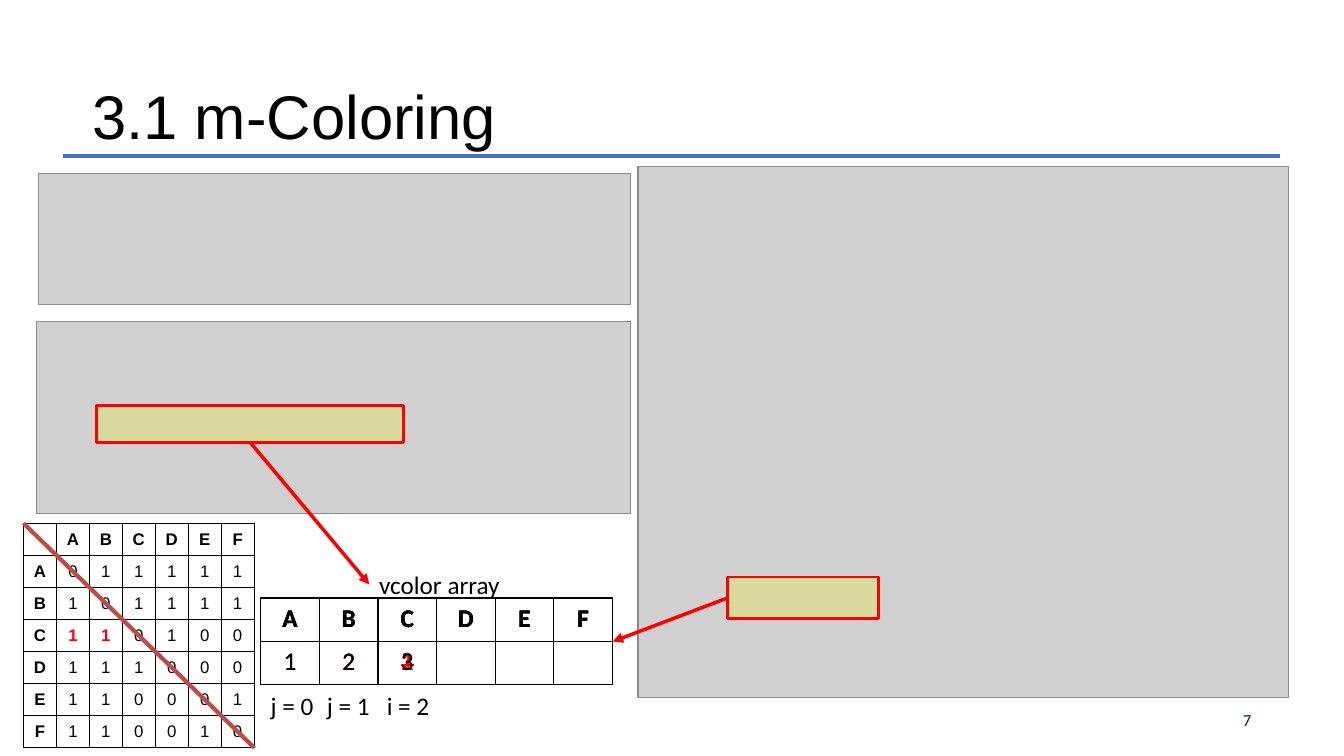
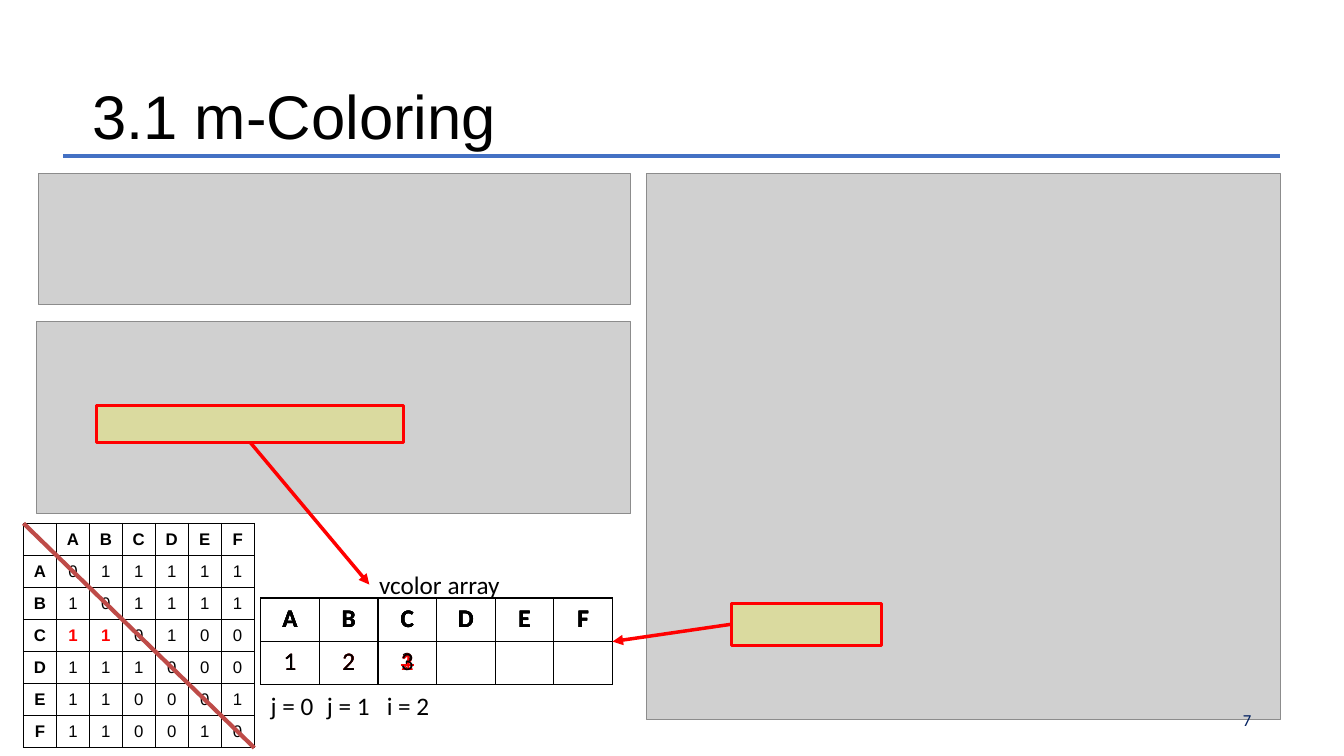
Before and after one commit to Much3m/Exam_Scheduler, a slide deck: slide 7 of MidtermPj_2018440017_김민석.pptx. Drawn at 1344x756 pixels with LibreOffice and Linux fonts; fonts in the diff are those of the drawing; grey boxes stand for pictures; background and template pictures are left out. Boxes give left, top, right and bottom in pixels: in the first picture for what was removed or moved away, otherwise in the second. Text is boxed around its words. In the diff, an @@ line names an element or a change of style, - is before the commit and + after.

```diff
--- a/MidtermPj_2018440017_김민석.pptx
+++ b/MidtermPj_2018440017_김민석.pptx
@@ picture: place and size @@
-picture at box(638, 166, 1290, 699)
+picture at box(646, 173, 1281, 720)
@@ arrow moved from (728, 598) - (613, 641) to (731, 624) - (613, 641) @@
@@ rectangle: place and size @@
-rectangle at box(728, 577, 878, 619)
+rectangle at box(731, 604, 881, 646)
```
Also in this commit, not shown: 2 other slides changed.
